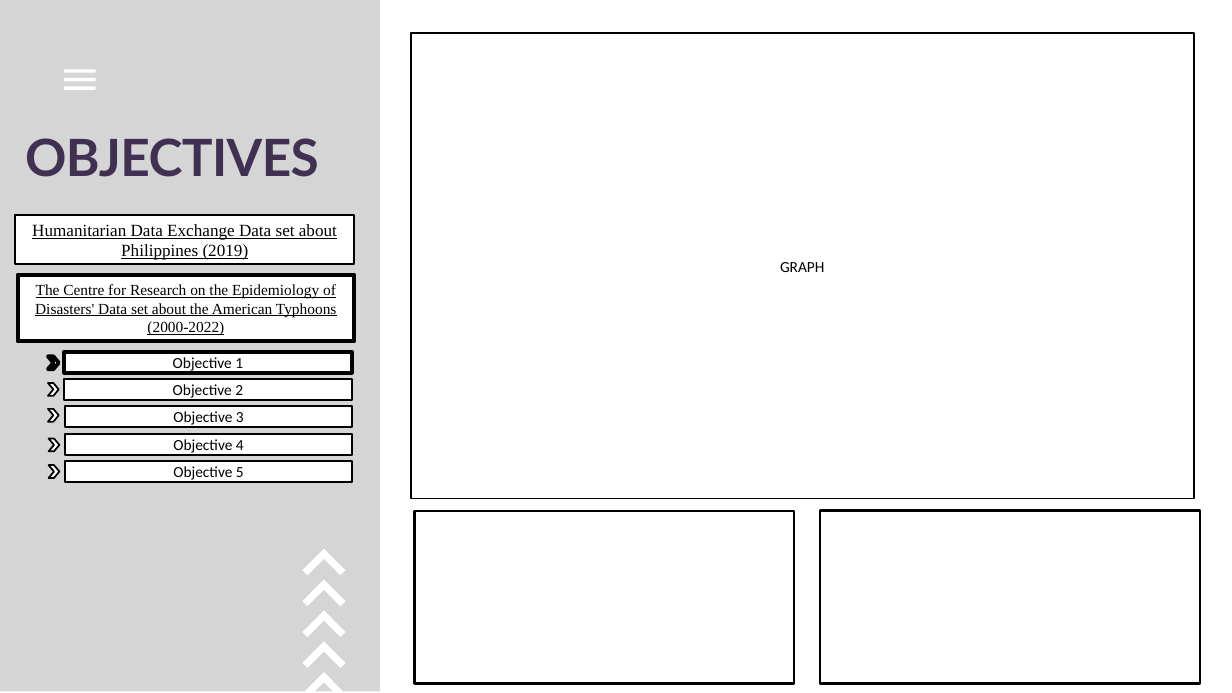
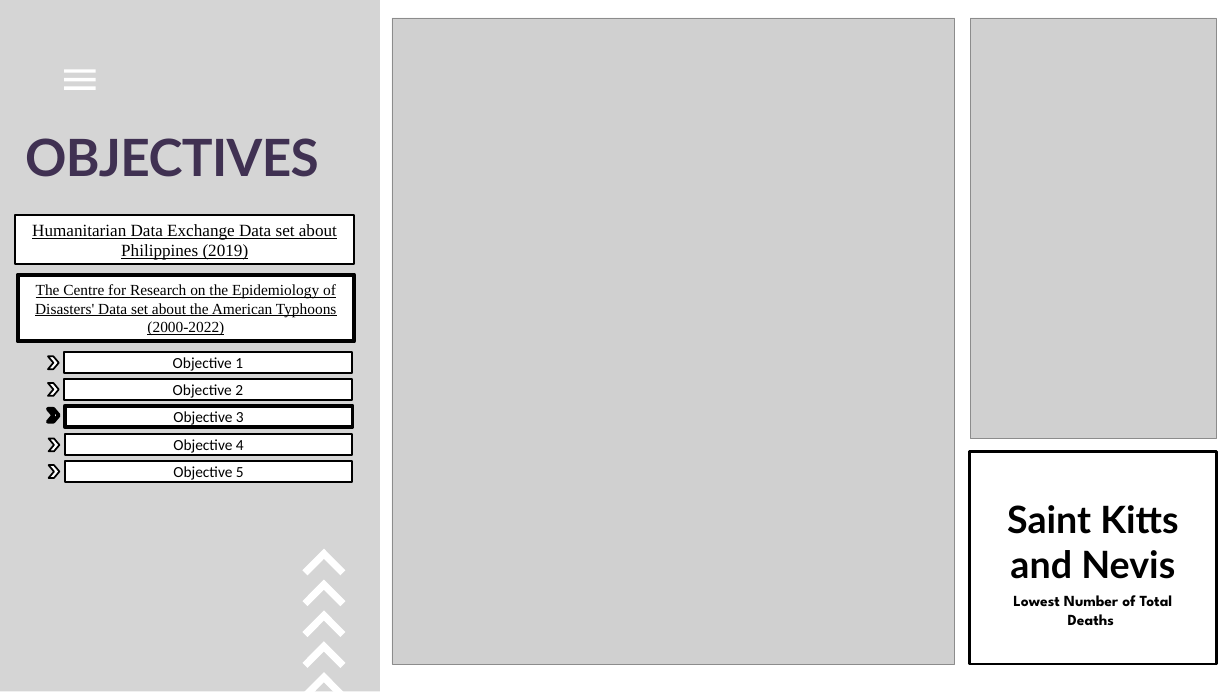
Before and after one commit to GEA960/ITBA-3207_TeamTyphoonAnalysts, a slide deck: slide 18 of Final PPT presentation.pptx. Drawn at 1232x693 pixels with LibreOffice and Linux fonts; fonts in the diff are those of the drawing; grey boxes stand for pictures. Boxes give left, top, right and bottom in pixels: in the first picture for what was removed or moved away, otherwise in the second. Text is boxed around its words. In the diff, an @@ line names an element or a change of style, - is before the commit and + after.

```diff
--- a/Final PPT presentation.pptx
+++ b/Final PPT presentation.pptx
@@ picture added at box(392, 18, 955, 664) @@
@@ picture added at box(970, 18, 1217, 439) @@
@@ rectangle removed at box(411, 33, 1194, 498) @@
-GRAPH
@@ chevron at box(48, 356, 59, 369): outline #000000 4.5 pt to #000000 2 pt @@
@@ chevron at box(48, 409, 59, 422): outline #000000 2 pt to #000000 4.5 pt @@
@@ rectangle: place and size @@
-rectangle at box(820, 511, 1200, 683)
+rectangle at box(970, 452, 1217, 665)
@@ text added at box(1007, 505, 1178, 579), 44 pt, text #000000, bold @@
+Saint Kitts and Nevis
@@ rectangle removed at box(414, 511, 794, 684) @@
@@ text added at box(1013, 595, 1173, 625), 18 pt, text #000000, bold @@
+Lowest Number of Total Deaths
@@ freeform shape removed at box(414, 649, 514, 653) @@
```
Also in this commit, not shown: 5 other slides changed, 6 slides removed.
